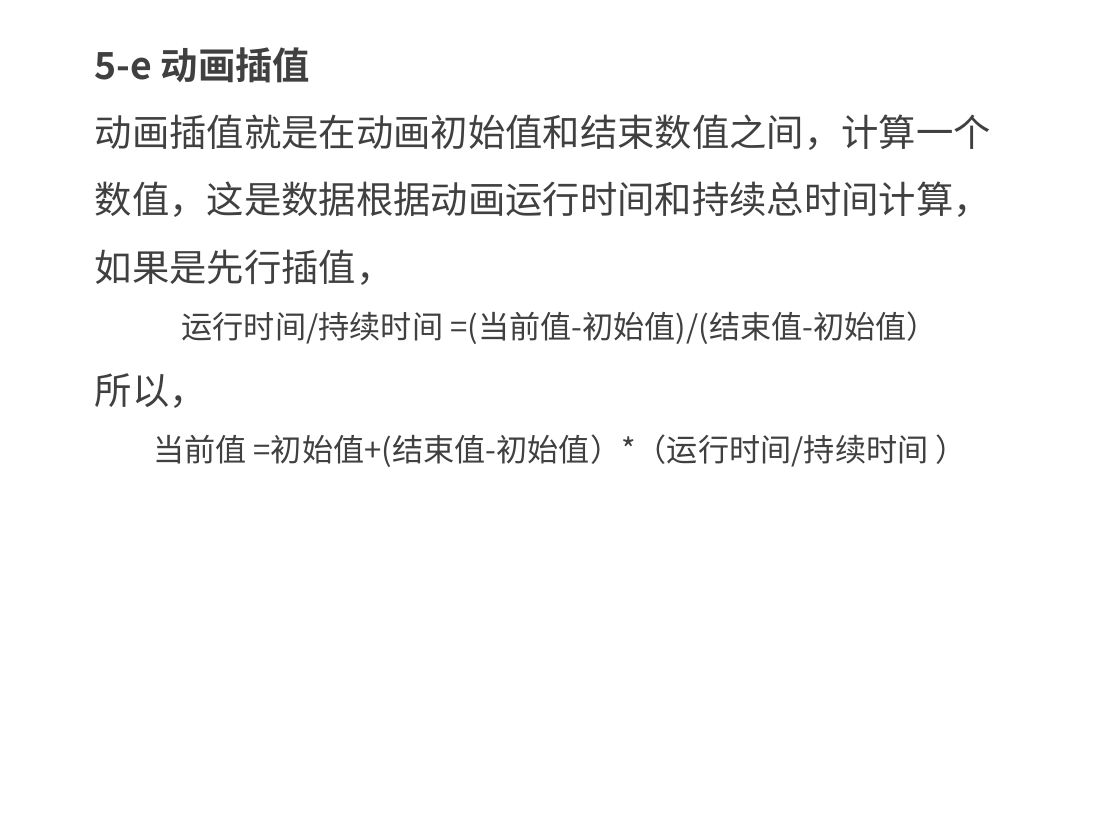
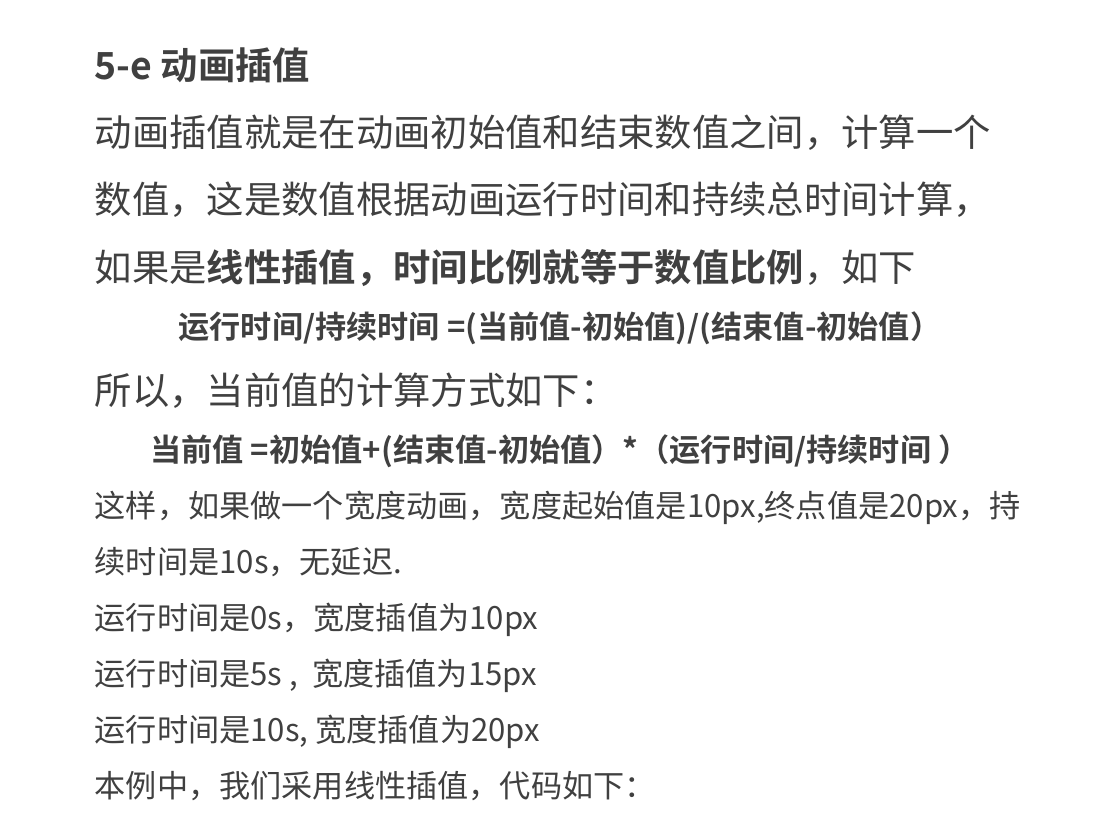
Before and after one commit to kong66/webAni, a slide deck: slide 25 of 23-svg-low-poly-transform/23.pptx. Drawn at 1120x840 pixels with LibreOffice and Linux fonts; fonts in the diff are those of the drawing. Boxes give left, top, right and bottom in pixels: in the first picture for what was removed or moved away, otherwise in the second. Text is boxed around its words. In the diff, an @@ line names an element or a change of style, - is before the commit and + after.

```diff
--- a/23-svg-low-poly-transform/23.pptx
+++ b/23-svg-low-poly-transform/23.pptx
@@ text at [95, 114, 991, 286]: text changed @@
-动画插值就是在动画初始值和结束数值之间，计算一个数值，这是数据根据动画运行时间和持续总时间计算，如果是先行插值，
+动画插值就是在动画初始值和结束数值之间，计算一个数值，这是数值根据动画运行时间和持续总时间计算，如果是线性插值，时间比例就等于数值比例，如下
@@ text at [150, 311, 941, 467]: bold on in "运行时间/持续时间 =(当前值-初始值)/(结束值-初始值）", "当前值 =初始值+(结束值-初始值）*（运行时间/持续时间 ）" @@
@@ text at [95, 372, 618, 408]: text changed @@
-所以，
+所以，当前值的计算方式如下：
@@ text at [95, 490, 1021, 800]: paragraphs added @@
+这样，如果做一个宽度动画，宽度起始值是10px,终点值是20px，持续时间是10s，无延迟.
+运行时间是0s，宽度插值为10px
+运行时间是5s , 宽度插值为15px
+运行时间是10s, 宽度插值为20px
+本例中，我们采用线性插值，代码如下：
```
Also in this commit, not shown: 20 other slides changed, 2 slides added, 1 slide removed, 2 other files.
